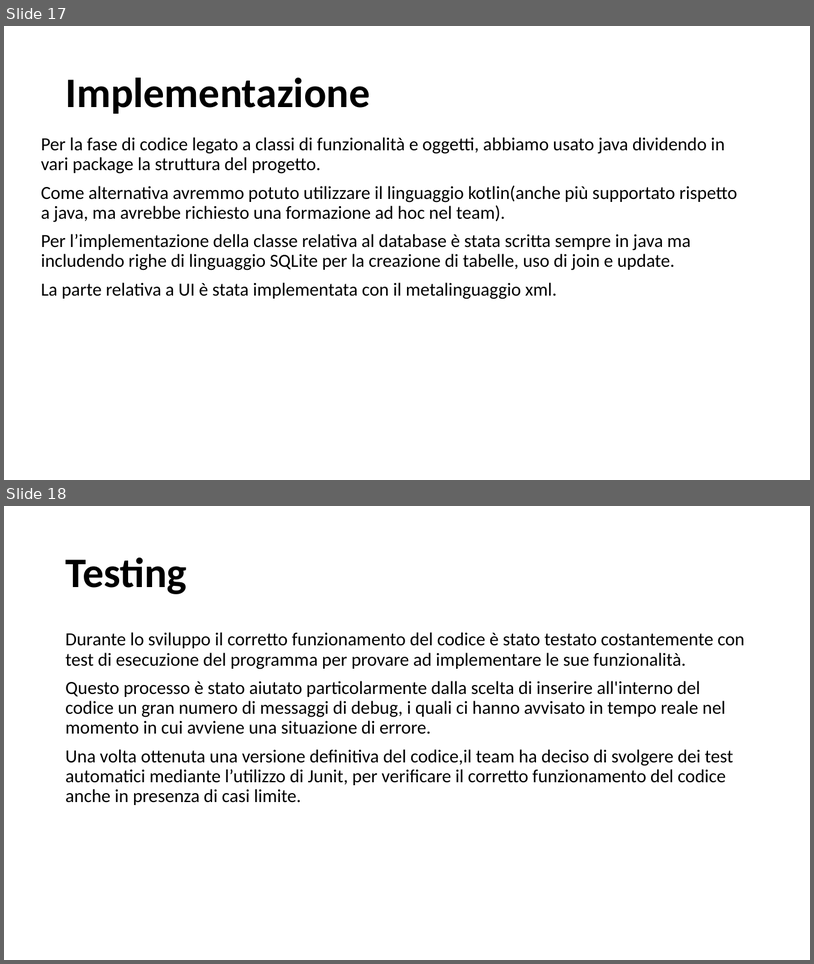
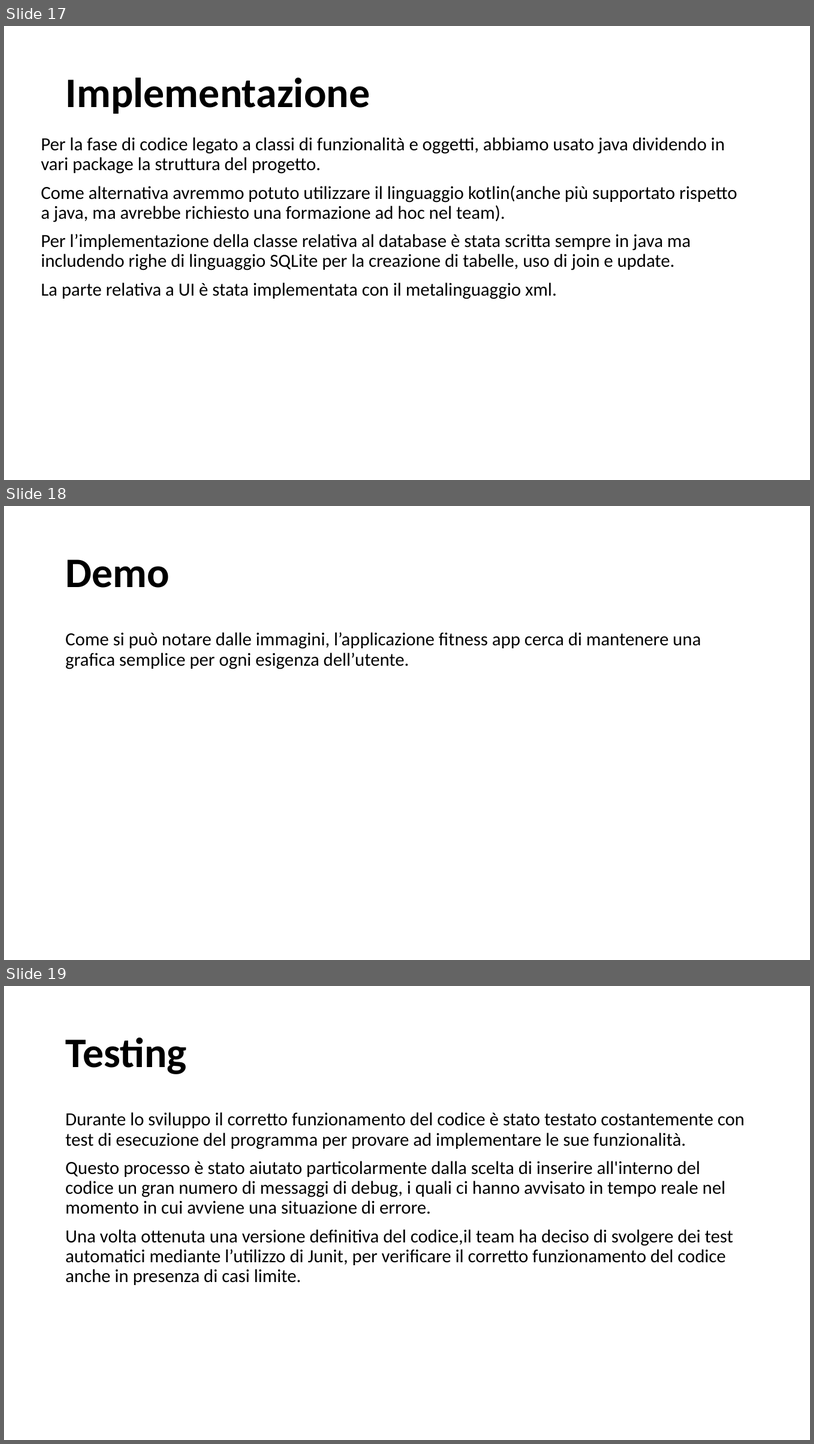
Before and after one commit to rberto4/fitnessapp_ingsw, a slide deck: docs/FITNESS APP (1).pptx. Shown one above the other, each under a label of ours: slides 17 and 18 before the commit, slides 17, 18 and 19 after it. The pictures are 814x964 and 814x1444 pixels, drawn with LibreOffice and Linux fonts; fonts in the diff are those of the drawing. Boxes give left, top, right and bottom in pixels: in the first picture for what was removed or moved away, otherwise in the second. Text is boxed around its words. In the diff, an @@ line names an element or a change of style, - is before the commit and + after.

```diff
--- a/docs/FITNESS APP (1).pptx
+++ b/docs/FITNESS APP (1).pptx
@@ slide 18 added at [4,506,810,960], background #FFFFFF @@
@@ title added at [65,559,170,588], 50 pt, text #000000, bold @@
+Demo
@@ text added at [65,632,701,669], 22 pt, text #000000 @@
+Come si può notare dalle immagini, l’applicazione fitness app cerca di mantenere una grafica semplice per ogni esigenza dell’utente.
@@ what was slide 18 is now slide 19 @@
```
Also in this commit, not shown: 1 other file.
